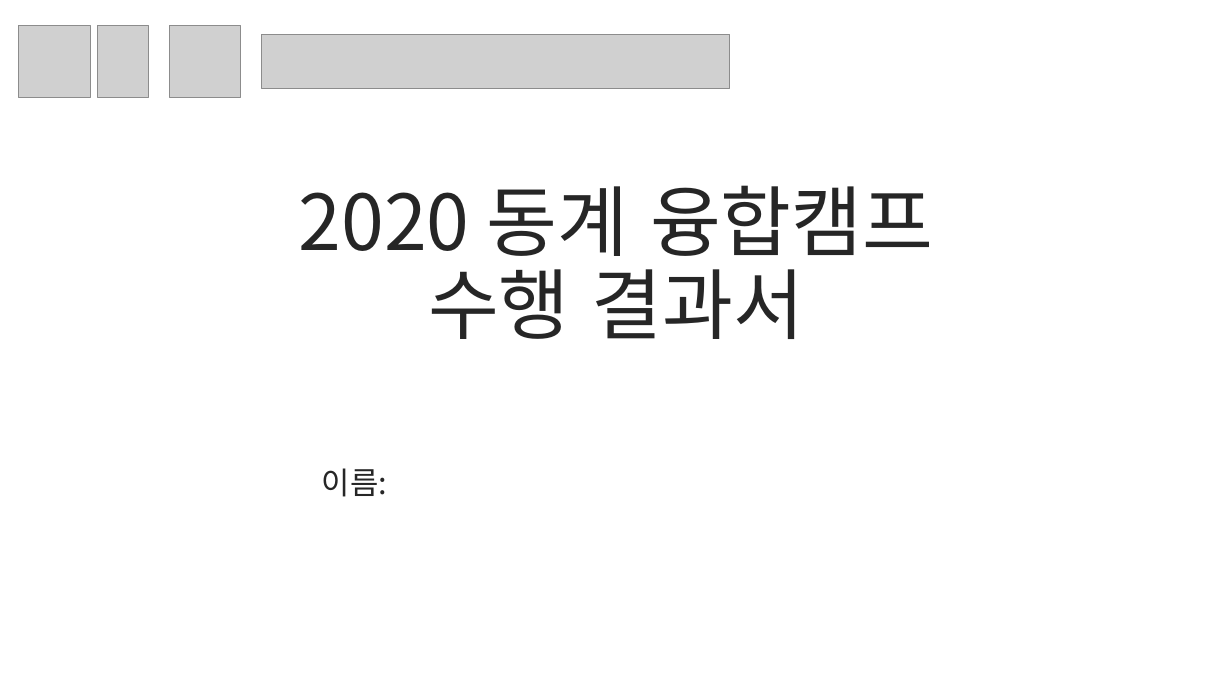
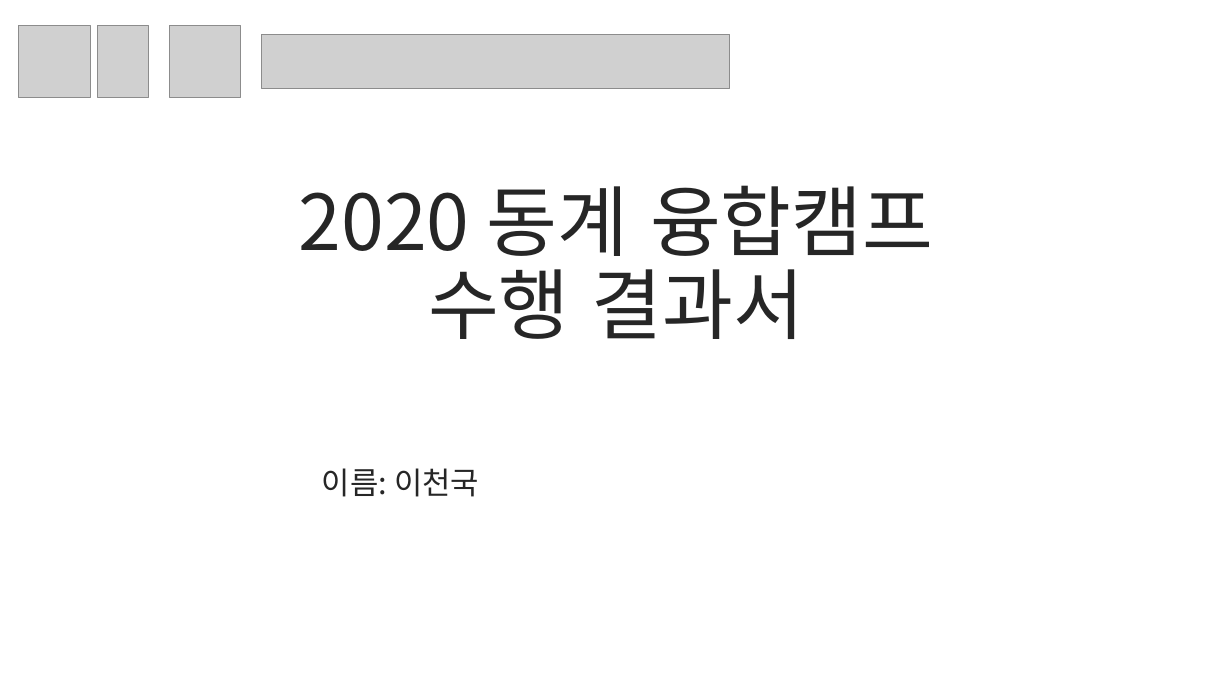
Before and after one commit to LeeCheonguk/learn-teachable-machine, a slide deck: slide 1 of Report.pptx. Drawn at 1232x693 pixels with LibreOffice and Linux fonts; fonts in the diff are those of the drawing; grey boxes stand for pictures. Boxes give left, top, right and bottom in pixels: in the first picture for what was removed or moved away, otherwise in the second. Text is boxed around its words. In the diff, an @@ line names an element or a change of style, - is before the commit and + after.

```diff
--- a/Report.pptx
+++ b/Report.pptx
@@ subtitle at (x1=322, y1=468, x2=479, y2=497): text changed @@
-이름:
+이름: 이천국
```
Also in this commit, not shown: 2 other slides changed.
